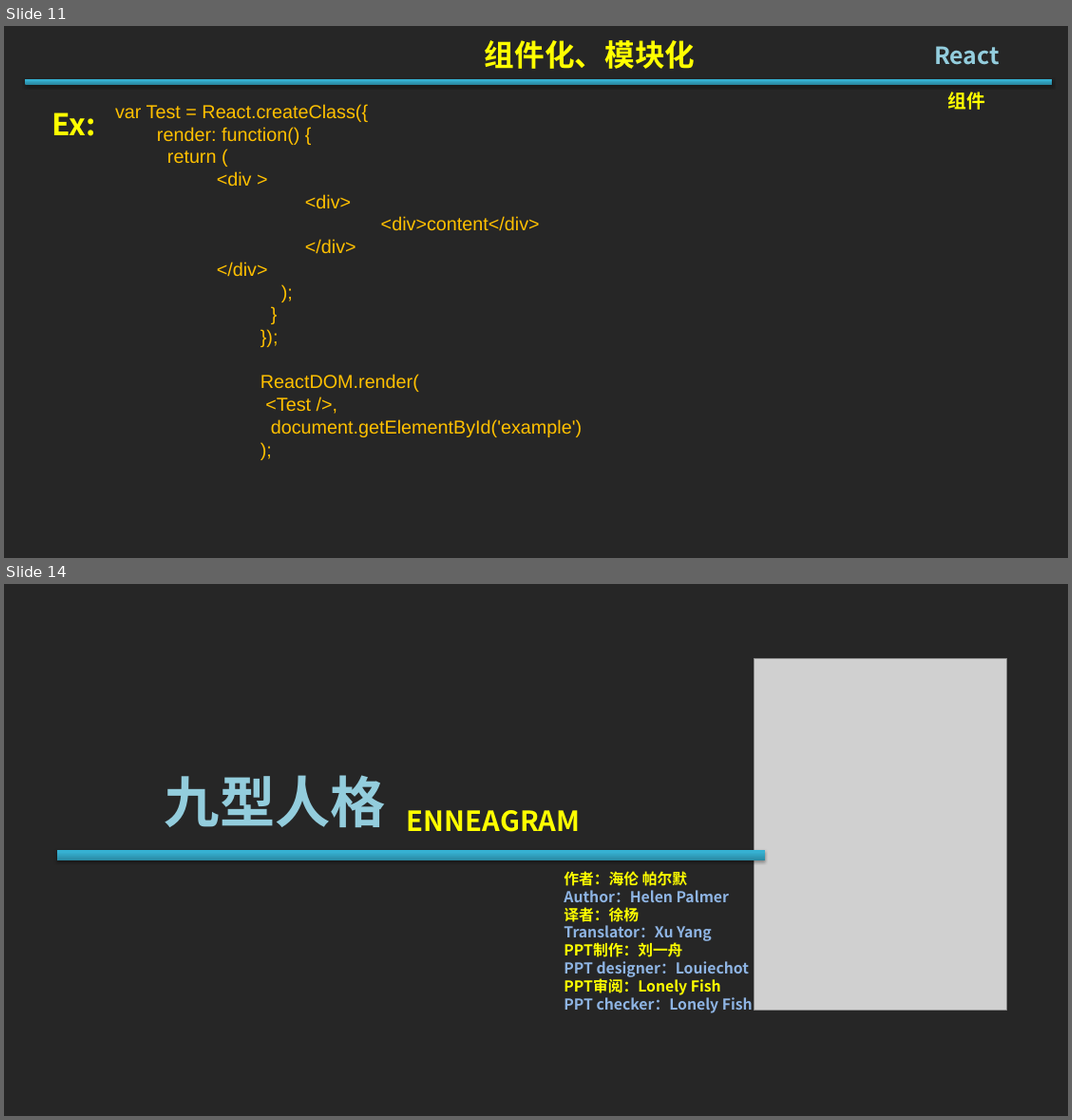
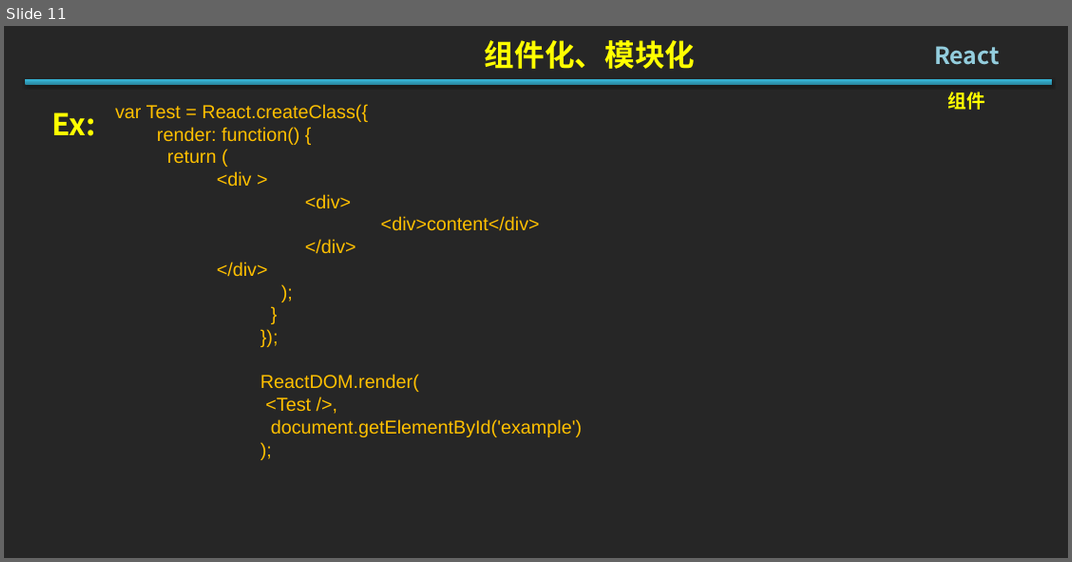
Before and after one commit to Jiepeixuan/Share, a slide deck: React/React.pptx. Shown one above the other, each under a label of ours: slides 11 and 14 before the commit, slide 11 after it; the slides between them are not shown. The pictures are 1072x1120 and 1072x562 pixels, drawn with LibreOffice and Linux fonts; fonts in the diff are those of the drawing; grey boxes stand for pictures. Boxes give left, top, right and bottom in pixels: in the first picture for what was removed or moved away, otherwise in the second. Text is boxed around its words. In the diff, an @@ line names an element or a change of style, - is before the commit and + after.

```diff
--- a/React/React.pptx
+++ b/React/React.pptx
@@ slide 14 removed at [4, 584, 1068, 1116], background #262626 @@
@@ picture removed at [754, 658, 1006, 1010] @@
@@ title removed at [165, 775, 386, 828] @@
-九型人格
@@ text removed at [407, 810, 581, 832] @@
-ENNEAGRAM
@@ rectangle removed at [57, 850, 765, 861] @@
@@ text removed at [564, 871, 753, 1013] @@
-作者：海伦 帕尔默
-Author：Helen Palmer
-译者：徐杨
-Translator：Xu Yang
-PPT制作：刘一舟
-PPT designer：Louiechot
-PPT审阅：Lonely Fish
-PPT checker：Lonely Fish
```
Also in this commit, not shown: 1 slide changed, 3 slides added, 4 other slides removed.
